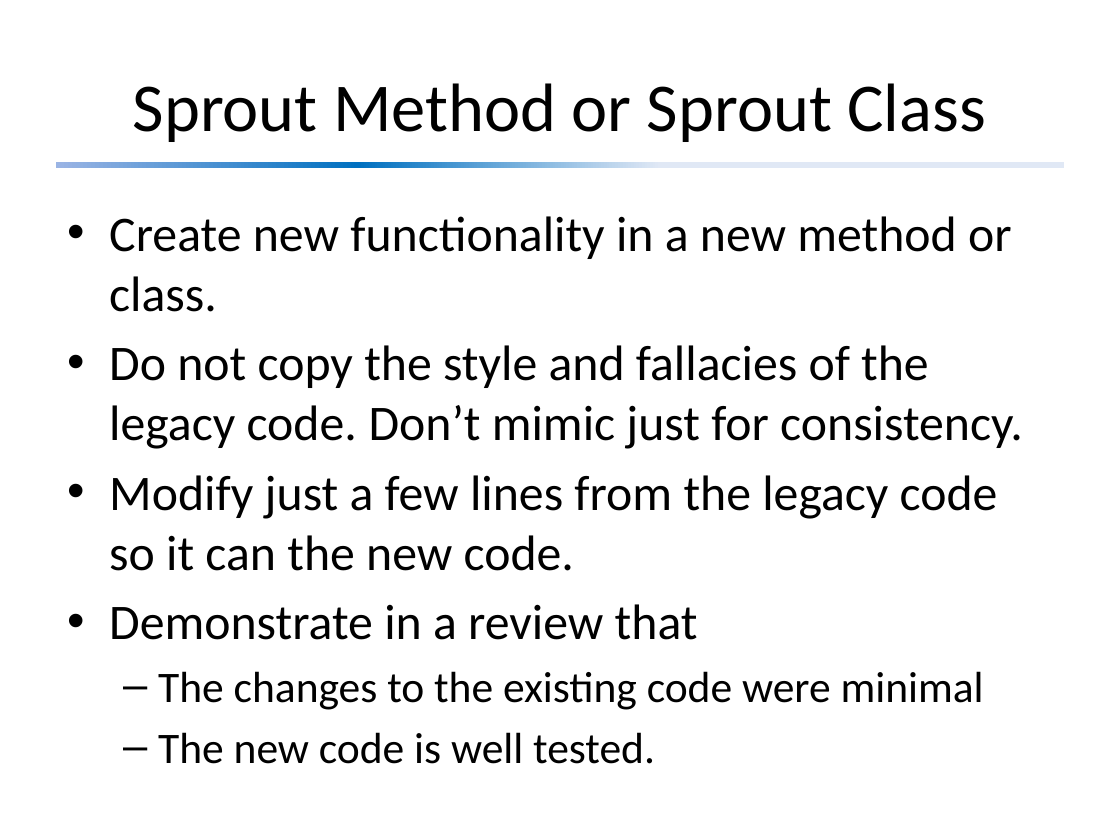
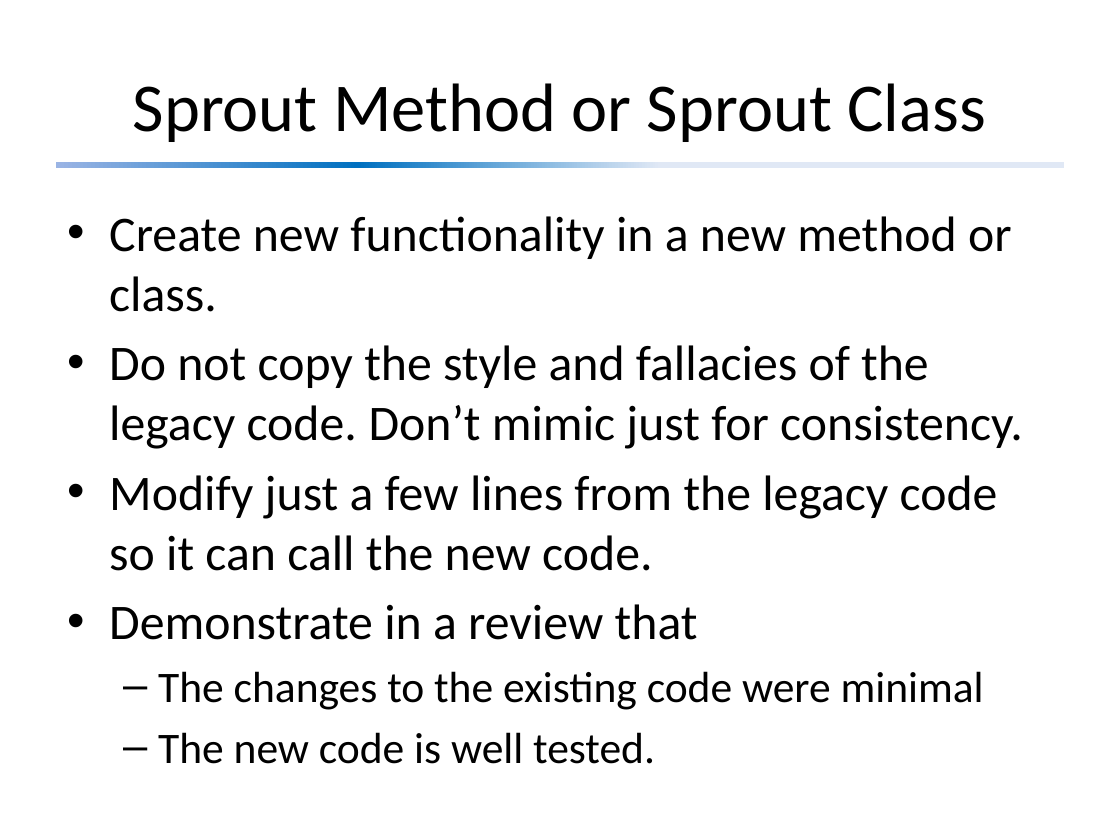
Before and after one commit to david-sackstein/solid-c-cpp, a slide deck: slide 10 of Module 4 - Legacy Code.pptx. Drawn at 1120x840 pixels with LibreOffice and Linux fonts; fonts in the diff are those of the drawing. Boxes give left, top, right and bottom in pixels: in the first picture for what was removed or moved away, otherwise in the second. Text is boxed around its words. In the diff, an @@ line names an element or a change of style, - is before the commit and + after.

```diff
--- a/Module 4 - Legacy Code.pptx
+++ b/Module 4 - Legacy Code.pptx
@@ text at (x1=109, y1=475, x2=998, y2=571): text changed @@
-• Modify just a few lines from the legacy code so it can the new code.
+• Modify just a few lines from the legacy code so it can call the new code.
```
Also in this commit, not shown: 1 other slide changed, 3 slides added, 5 other files.
